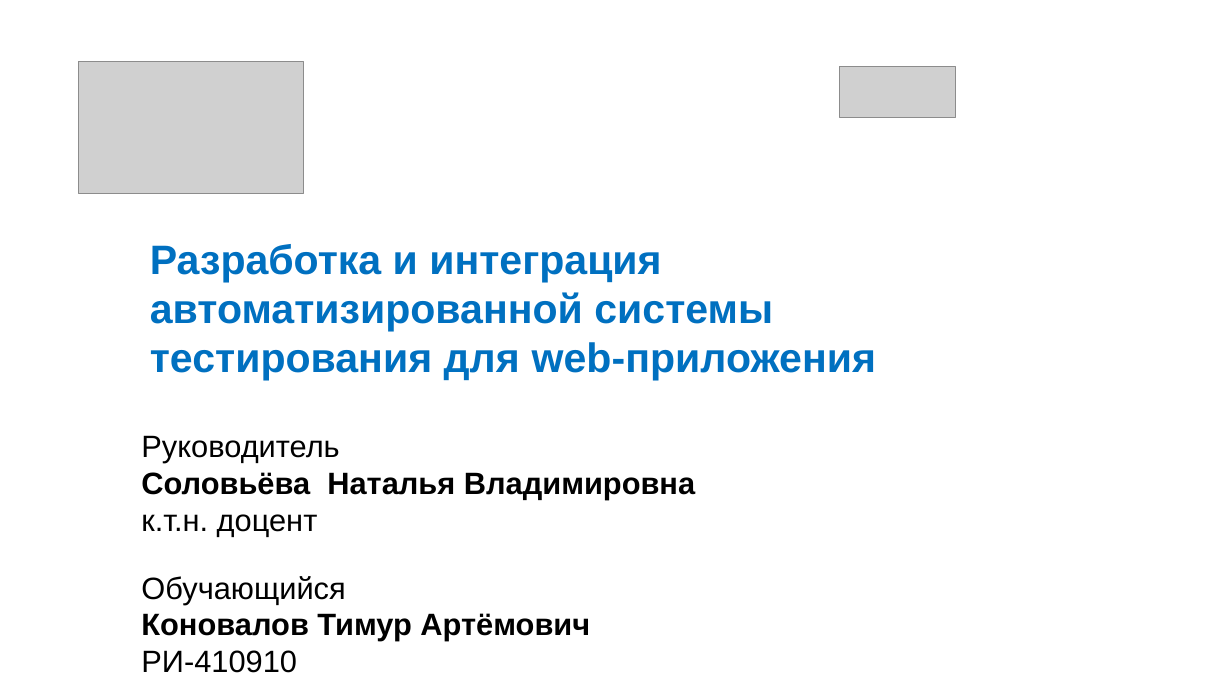
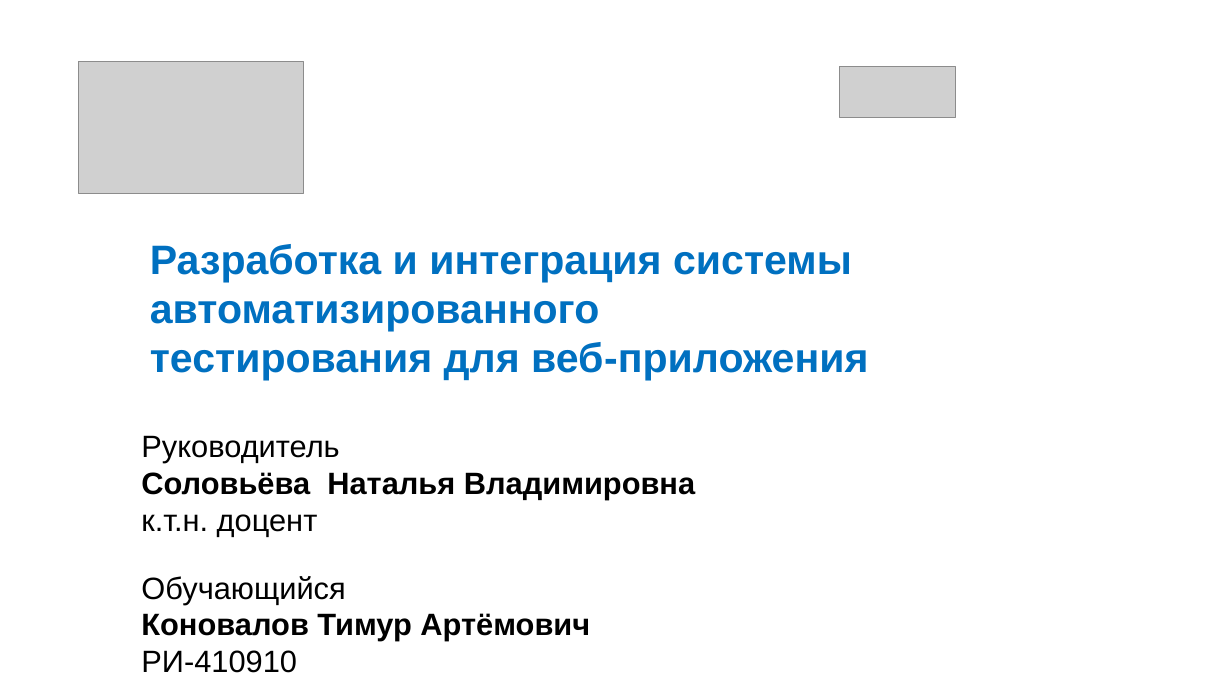
Before and after one commit to kub0metr/diplom_new, a slide deck: slide 1 of предзащита последняя.pptx. Drawn at 1232x693 pixels with LibreOffice and Linux fonts; fonts in the diff are those of the drawing; grey boxes stand for pictures; background and template pictures are left out. Boxes give left, top, right and bottom in pixels: in the first picture for what was removed or moved away, otherwise in the second. Text is boxed around its words. In the diff, an @@ line names an element or a change of style, - is before the commit and + after.

```diff
--- a/предзащита последняя.pptx
+++ b/предзащита последняя.pptx
@@ text at (x1=150, y1=244, x2=868, y2=381): text changed @@
-Разработка и интеграция автоматизированной системы тестирования для web-приложения
+Разработка и интеграция системы автоматизированного тестирования для веб-приложения
```
Also in this commit, not shown: 4 other slides changed, 6 other files.
